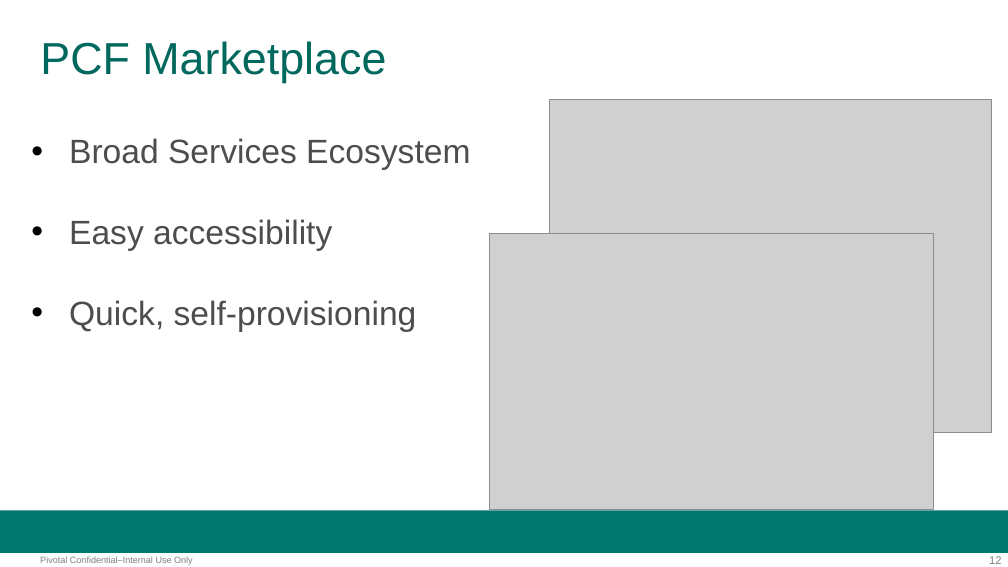
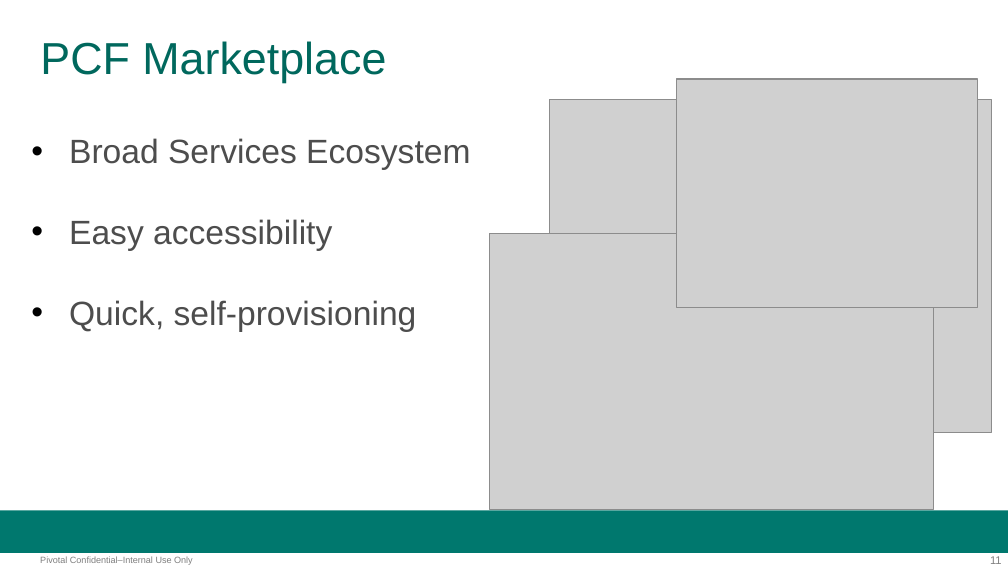
Before and after one commit to adamzwickey/PCF-Bootcamp-VZ, a slide deck: slide 11 of presentations/MarketplaceOverview.pptx (slide 12 before the commit). Drawn at 1008x567 pixels with LibreOffice and Linux fonts; fonts in the diff are those of the drawing; grey boxes stand for pictures; background and template pictures are left out. Boxes give left, top, right and bottom in pixels: in the first picture for what was removed or moved away, otherwise in the second. Text is boxed around its words. In the diff, an @@ line names an element or a change of style, - is before the commit and + after.

```diff
--- a/presentations/MarketplaceOverview.pptx
+++ b/presentations/MarketplaceOverview.pptx
@@ picture added at [676,79,978,306] @@
@@ page number at [990,556,1002,564]: text changed @@
-12
+11
```
Also in this commit, not shown: 2 other slides changed, 7 slides removed, 1 other file.
